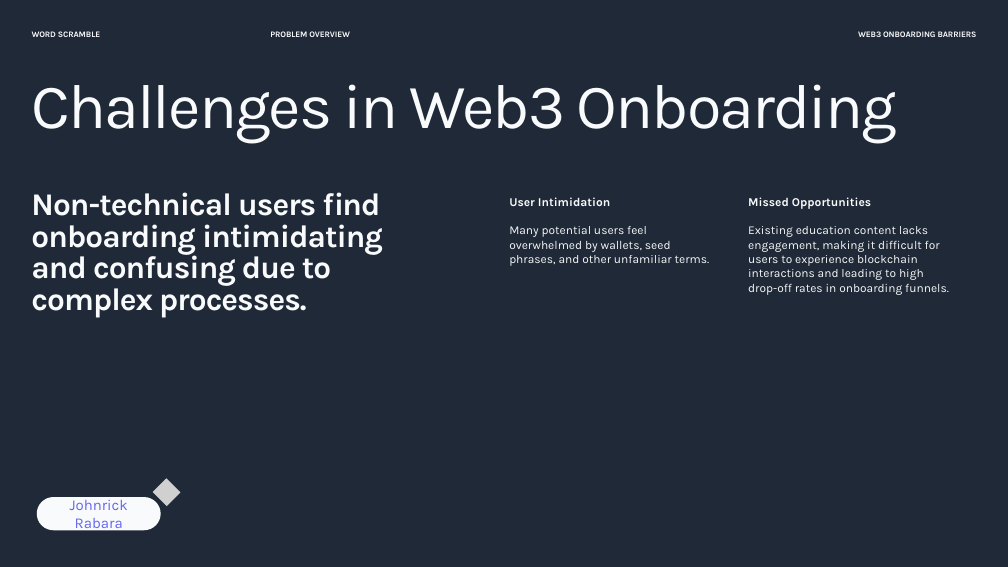
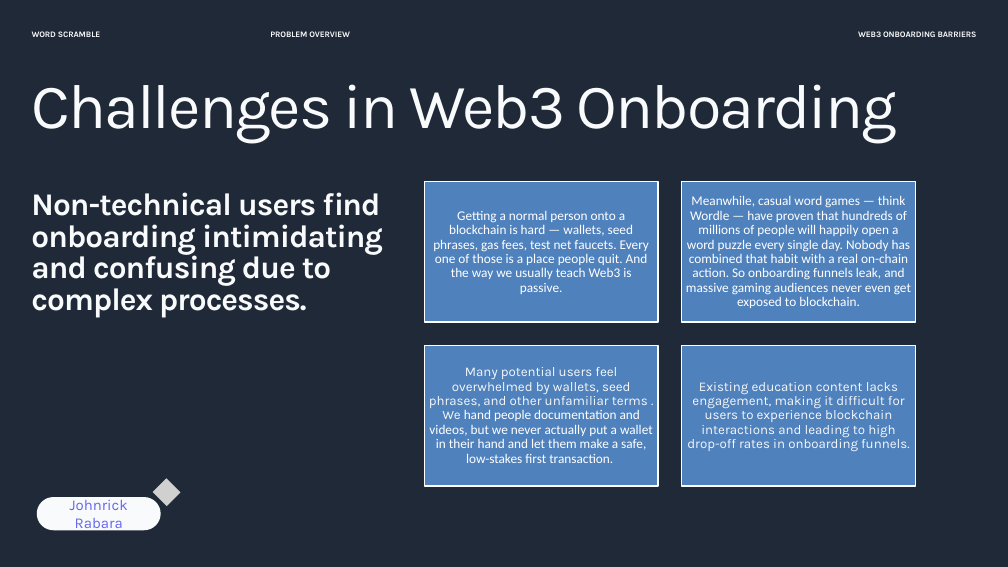
Before and after one commit to Jrabara101/Stellar-Paradigm, a slide deck: slide 2 of Pitch Deck/Word_Scramble_Pitch_Deck.pptx. Drawn at 1008x567 pixels with LibreOffice and Linux fonts; fonts in the diff are those of the drawing; grey boxes stand for pictures. Boxes give left, top, right and bottom in pixels: in the first picture for what was removed or moved away, otherwise in the second. Text is boxed around its words. In the diff, an @@ line names an element or a change of style, - is before the commit and + after.

```diff
--- a/Pitch Deck/Word_Scramble_Pitch_Deck.pptx
+++ b/Pitch Deck/Word_Scramble_Pitch_Deck.pptx
@@ text removed at bbox=[509, 197, 610, 206] @@
-User Intimidation
@@ text removed at bbox=[748, 197, 871, 209] @@
-Missed Opportunities
@@ text removed at bbox=[509, 226, 710, 266] @@
-Many potential users feel overwhelmed by wallets, seed phrases, and other unfamiliar terms.
@@ text "Existing education content lacks engagement, ...": place and size @@
-text "Existing education content lacks engagement, ..." at bbox=[748, 226, 949, 295]
+text "Existing education content lacks engagement, ..." at bbox=[687, 382, 909, 451]
@@ text "Existing education content lacks engagement, ..." at bbox=[687, 382, 909, 451]: size 17.1 to 19 pt; alignment left to centre; line spacing 20.6pt to 0.9; more space between paragraphs; vertical alignment top to middle @@
@@ group added at bbox=[424, 182, 915, 486]: 4 rectangles, 3 texts @@
+Getting a normal person onto a blockchain is hard — wallets, seed phrases, gas fees, test net faucets. Every one of those is a place people quit. And the way we usually teach Web3 is passive.
+Meanwhile, casual word games — think Wordle — have proven that hundreds of millions of people will happily open a word puzzle every single day. Nobody has combined that habit with a real on-chain action. So onboarding funnels leak, and massive gaming audiences never even get exposed to blockchain.
+Many potential users feel overwhelmed by wallets, seed phrases, and other unfamiliar terms . We hand people documentation and videos, but we never actually put a wallet in their hand and let them make a safe, low-stakes first transaction.
```
Also in this commit, not shown: 5 other slides changed, 2 other files.
